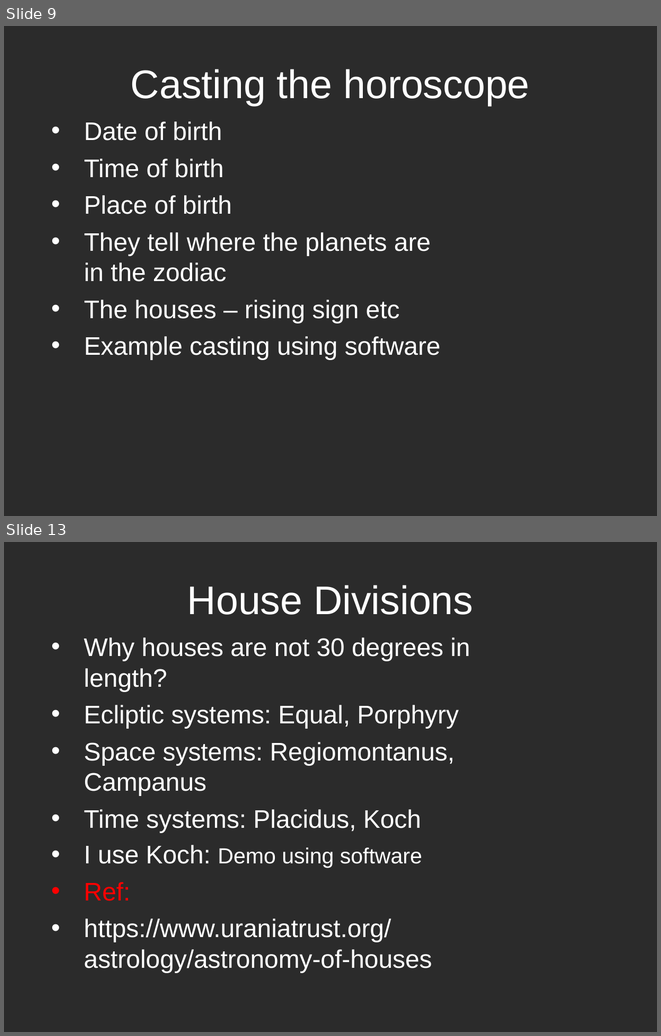
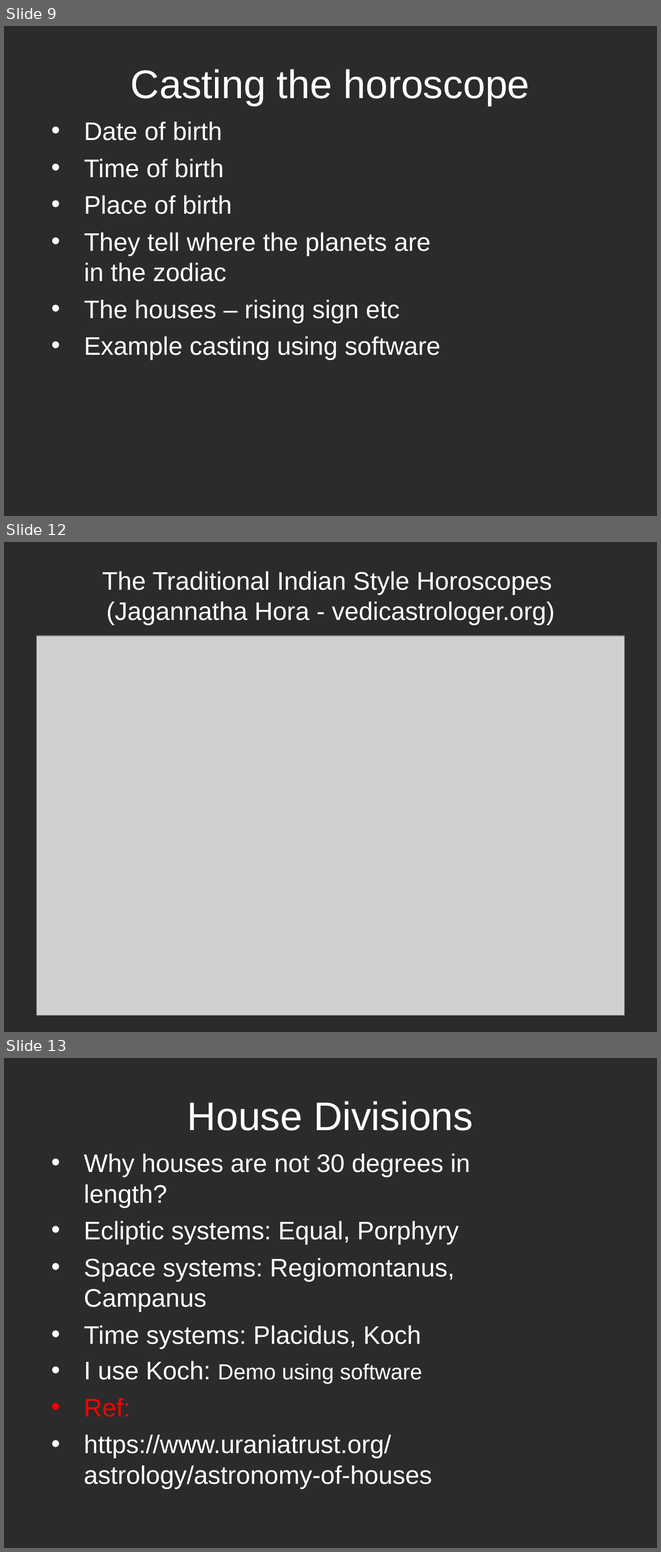
Before and after one commit to vadavalli/9th, a slide deck: downloads/Astro-class10.ppt. Shown one above the other, each under a label of ours: slides 9 and 13 before the commit, slides 9, 12 and 13 after it; the slides between them are not shown. The pictures are 661x1036 and 661x1552 pixels, drawn with LibreOffice and Linux fonts; fonts in the diff are those of the drawing; grey boxes stand for pictures; background and template pictures are left out; a plain dark background stands for a picture behind light text. Boxes give left, top, right and bottom in pixels: in the first picture for what was removed or moved away, otherwise in the second. Text is boxed around its words. In the diff, an @@ line names an element or a change of style, - is before the commit and + after.

```diff
--- a/downloads/Astro-class10.ppt
+++ b/downloads/Astro-class10.ppt
@@ slide 12 added at [4,542,657,1032], background picture (left out) @@
@@ title added at [102,571,555,625], 28 pt, text #FFFFFF @@
+The Traditional Indian Style Horoscopes
+(Jagannatha Hora - vedicastrologer.org)
@@ picture added at [37,636,624,1015] @@
```
Also in this commit, not shown: 8 slides changed, 1 other file.
